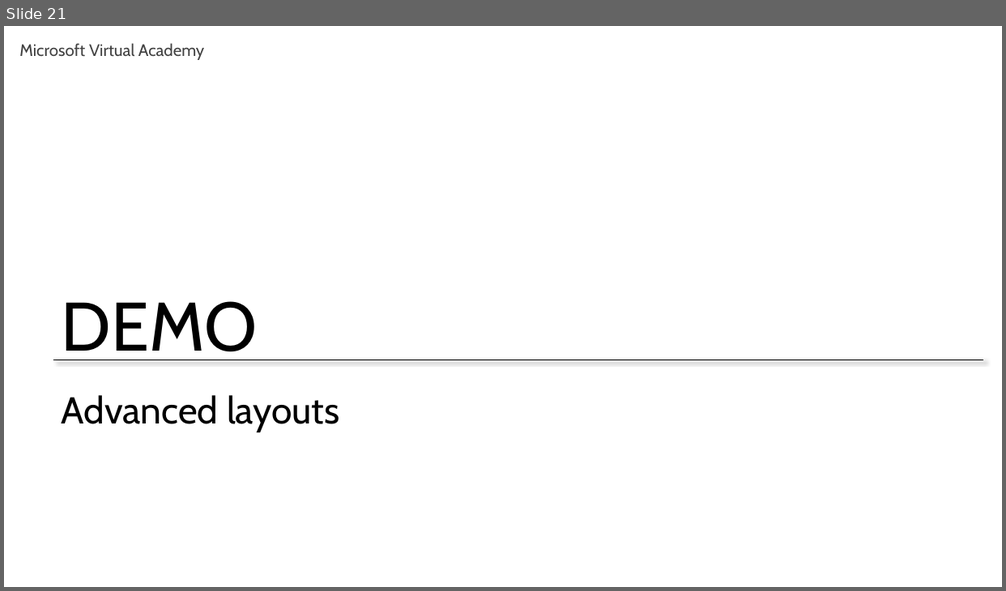
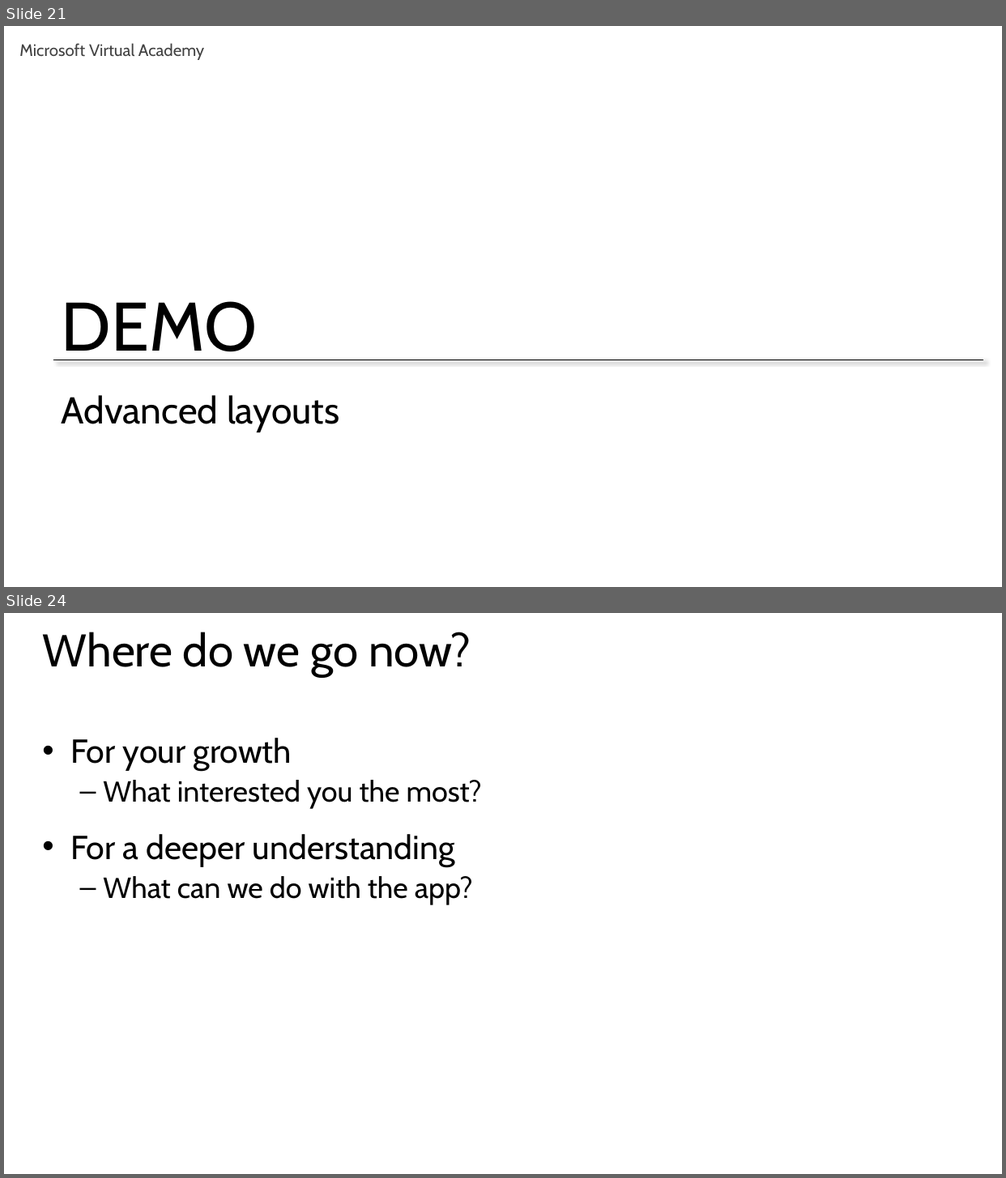
Before and after one commit to mkscala/AdvancedFlask, a slide deck: Slides/Module 5 - Jinja Layouts.pptx. Shown one above the other, each under a label of ours: slide 21 before the commit, slides 21 and 24 after it; the slides between them are not shown. The pictures are 1006x591 and 1006x1178 pixels, drawn with LibreOffice and Linux fonts; fonts in the diff are those of the drawing. Boxes give left, top, right and bottom in pixels: in the first picture for what was removed or moved away, otherwise in the second. Text is boxed around its words. In the diff, an @@ line names an element or a change of style, - is before the commit and + after.

```diff
--- a/Slides/Module 5 - Jinja Layouts.pptx
+++ b/Slides/Module 5 - Jinja Layouts.pptx
@@ slide 24 added at (x1=4, y1=613, x2=1002, y2=1174), background #FFFFFF @@
@@ title added at (x1=43, y1=632, x2=471, y2=677), 44 pt, text #000000 @@
+Where do we go now?
@@ text added at (x1=70, y1=738, x2=482, y2=905), 28 pt, text #000000 @@
+• For your growth
+  – What interested you the most?
+• For a deeper understanding
+  – What can we do with the app?
```
Also in this commit, not shown: 4 other slides added.
